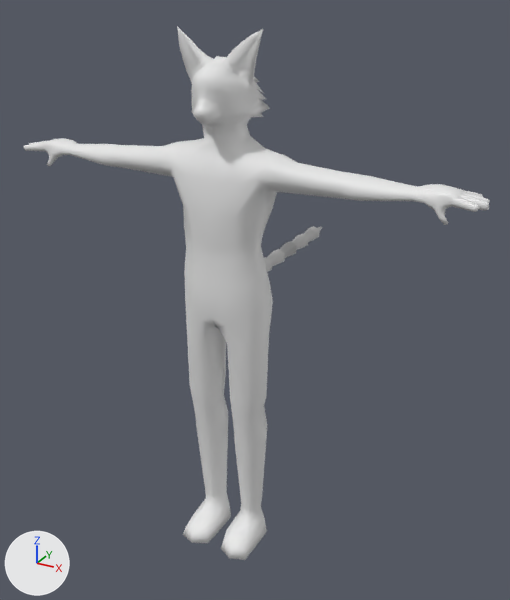
Two versions of the glTF model assets/model/stranger.glb, one commit apart.
The view is the same before and after, from a 50 mm lens placed at (1.104, -1.813, 1.873), pointed at (-0.026, 0.242, 0.846). The lights are fixed; the arrows at lower left show +X, +Y and +Z. The older version comes first. Where no turn or scale is listed for an object, it has been applied to the vertices. Vertices at exactly the same position are counted once.

In view in the first picture: 'body'.
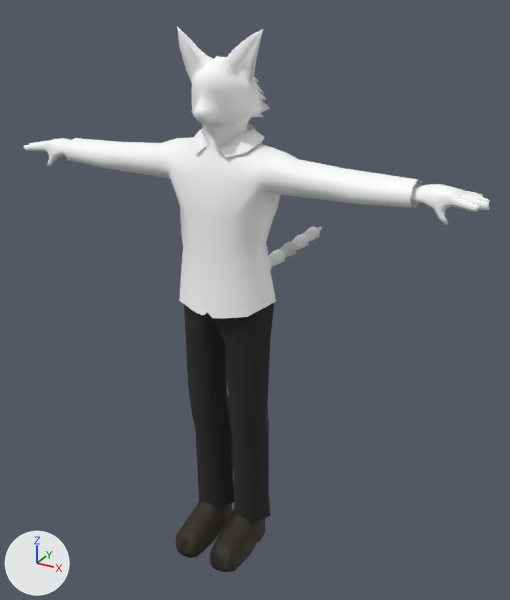
Commit message: 至少给白模穿件衣服

Location of each change, (x1, y1, x2, y2) in pixels of the pictures (510 x 600 px; the box of a moved part takes in the faces that stretch with it):
'inner_clothes', added: after (64, 124, 422, 319)
'pants', added (black): after (184, 303, 274, 524)
'shoes', added: after (175, 501, 265, 572)
part 1 of me_bodymesh, moved or reshaped (not visible afterwards): before (197, 126, 264, 148)
part 2 of me_bodymesh, built on: before (183, 486, 267, 560)
part 3 of me_bodymesh, recoloured: before (24, 26, 490, 560); after (24, 26, 490, 270)

What the commit changed:
Material '材质' (mat_材质) is new.
Its base color is (1.0, 1.0, 1.0) (white #ffffff).
Its metallic is 0.0593.
Its roughness is 1.0.
Material 'shoes' (mat_shoes) is new.
Its base color is (0.0247, 0.019, 0.012) (brown #2c261d).
Its metallic is 0.156.
Its roughness is 0.685.
Material 'pants' (mat_pants) is new.
Its base color is (0.0215, 0.0215, 0.0215) (black #282828).
Its metallic is 0.0333.
Its roughness is 1.0.
Material 'clothes_white' (mat_clothes_white) is new.
Its base color is (1.0, 1.0, 1.0) (white #ffffff).
me_bodymesh is used by ob_body; location (0.0, 0.0, 0.0).
Verts and faces of me_bodymesh; kept vertices keep their numbers, new ones are numbered from 1330.
Before the commit, vertices of me_bodymesh: 3 (-0.17, 0.08, 1.42), 10 (-0.07, 0.09, 1.43), 145 (-0.04, 0.08, 1.47), 147 (-0.17, 0.01, 1.44) at pixel (177, 141), 150 (-0.12, 0.03, 1.45) at pixel (194, 139).
Before the commit, vertices of me_bodymesh: 703 (0.17, 0.08, 1.42) at pixel (285, 155), 706 (0.07, 0.09, 1.43), 816 (0.04, 0.08, 1.47) at pixel (250, 135), 818 (0.17, 0.01, 1.44) at pixel (277, 153), 820 (0.12, 0.03, 1.45) at pixel (264, 147).
me_bodymesh had 1330 vertices, 2644 faces and spanned x -0.79..0.79, y -0.14..0.77, z 0.0..1.78.
me_bodymesh now has 1356 vertices, 2696 faces and spans x -0.79..0.79, y -0.19..0.77, z 0.02..1.78.
Part 1, on me_bodymesh:
Faces deleted: (3, 147, 10), (10, 147, 150), (706, 820, 818), (703, 706, 818).
Vertex 145 moves to (-0.04, 0.07, 1.47).
Vertex 816 moves to (0.04, 0.07, 1.47).
New faces: (3, 150, 10), (703, 706, 820), (703, 820, 818), (3, 147, 150).
Part 2, on me_bodymesh:
19 vertices are removed from x -0.12..0.12, y -0.14..0.07, z 0.0..0.07.
90 faces are deleted.
4 vertices in x -0.1..0.1, y -0.01, z 0.1 move by (0.0, 0.0, 0.01).
45 vertices move from x -0.13..0.13, y -0.13..0.09, z 0.0..0.09 to x -0.13..0.13, y -0.17..0.08, z 0.02..0.1.
40 vertices are added at x -0.13..0.12, y -0.19..0.07, z 0.02..0.1.
5 new vertices lie (0.07, 0.0, 0.0) away from vertices in x -0.11..0.04, y -0.09..0.03, z 0.0..0.02.
142 new faces join them.
me_bodymesh part 3: 2550 faces spanning x -0.79..0.79, y -0.17..0.77, z 0.02..1.78 switch from no material to mat_材质 (white #ffffff).
Mesh me_bodymesh_001 is new.
It has 124 vertices, 232 faces and spans x -0.135..0.135, y -0.211..0.086, z 0.0..0.131.
It uses material mat_shoes (brown #2c261d).
Mesh me_bodymesh_003 is new.
It has 129 vertices, 232 faces and spans x -0.168..0.168, y -0.096..0.119, z 0.091..1.044.
It uses material mat_pants (black #282828).
Mesh me_bodymesh_002 is new.
It has 257 vertices, 452 faces and spans x -0.595..0.595, y -0.123..0.129, z 0.934..1.506.
It uses material mat_clothes_white (white #ffffff).
Object 'shoes' (ob_shoes) is new; it shows me_bodymesh_001.
Its location is (0.0, 0.0, 0.0).
Object 'pants' (ob_pants) is new; it shows me_bodymesh_003.
Its location is (0.0, 0.0, 0.0).
Object 'inner_clothes' (ob_inner_clothes) is new; it shows me_bodymesh_002.
Its location is (0.0, 0.0, 0.0).
